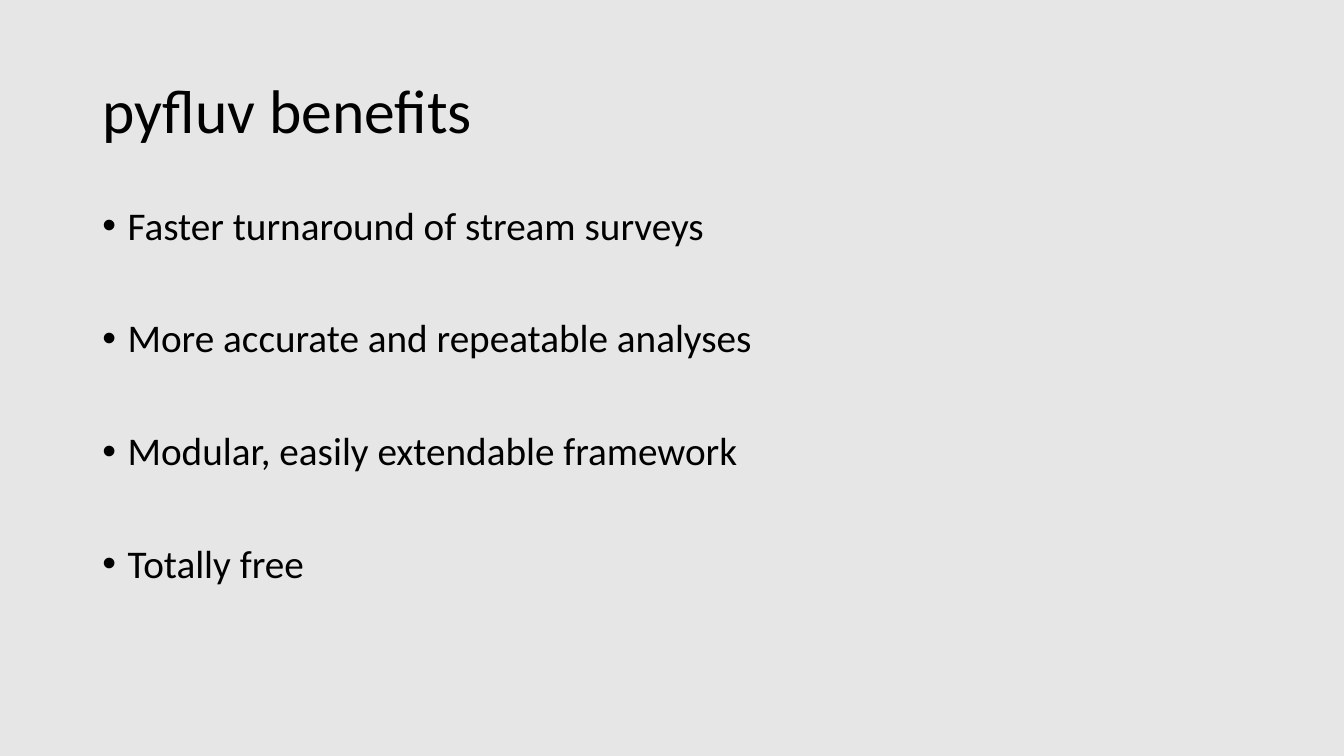
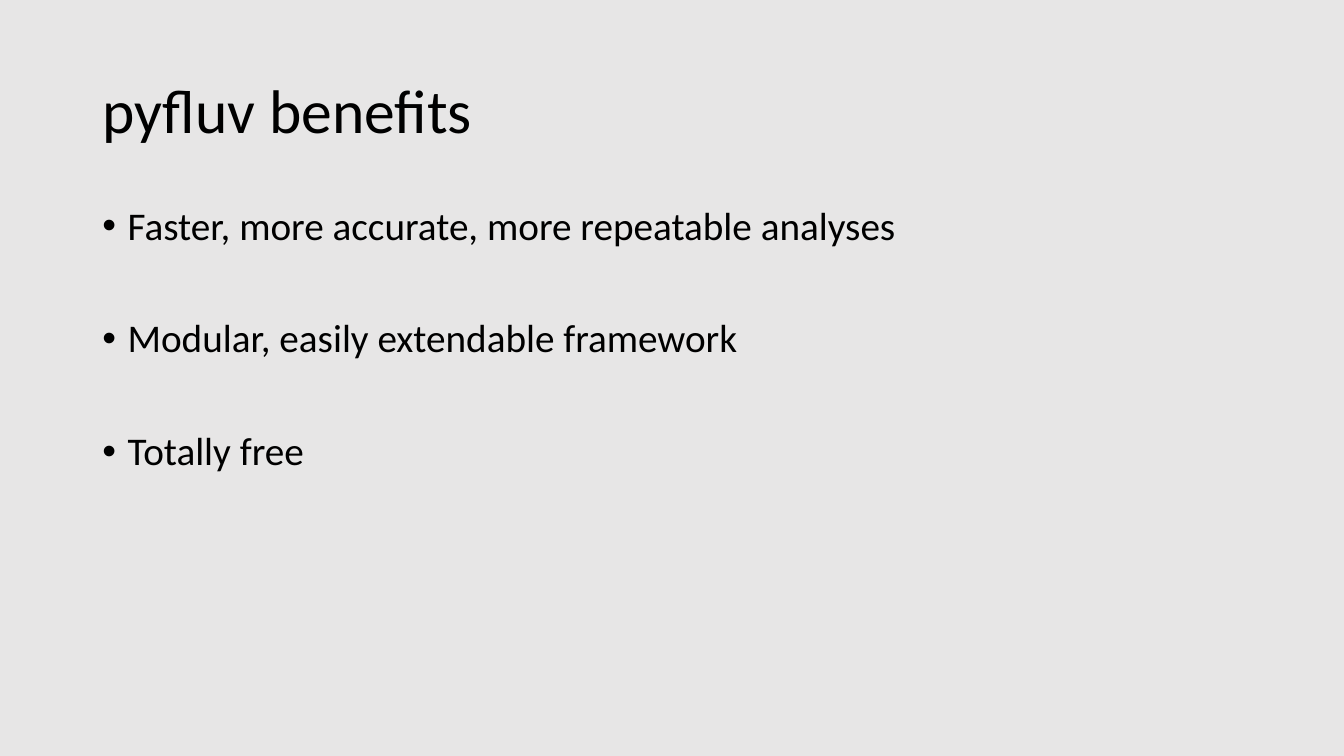
Before and after one commit to rsjones94/presentation-materials, a slide deck: slide 19 of TNAWRA_4-10-2019/jones_randall_pyfluv.pptx. Drawn at 1344x756 pixels with LibreOffice and Linux fonts; fonts in the diff are those of the drawing. Boxes give left, top, right and bottom in pixels: in the first picture for what was removed or moved away, otherwise in the second. Text is boxed around its words. In the diff, an @@ line names an element or a change of style, - is before the commit and + after.

```diff
--- a/TNAWRA_4-10-2019/jones_randall_pyfluv.pptx
+++ b/TNAWRA_4-10-2019/jones_randall_pyfluv.pptx
@@ text at <box>128,212,896,247</box>: text changed @@
-• Faster turnaround of stream surveys
-• More accurate and repeatable analyses
+• Faster, more accurate, more repeatable analyses
```
Also in this commit, not shown: 2 other slides changed, 1 slide added, 1 slide removed, 1 other file.
